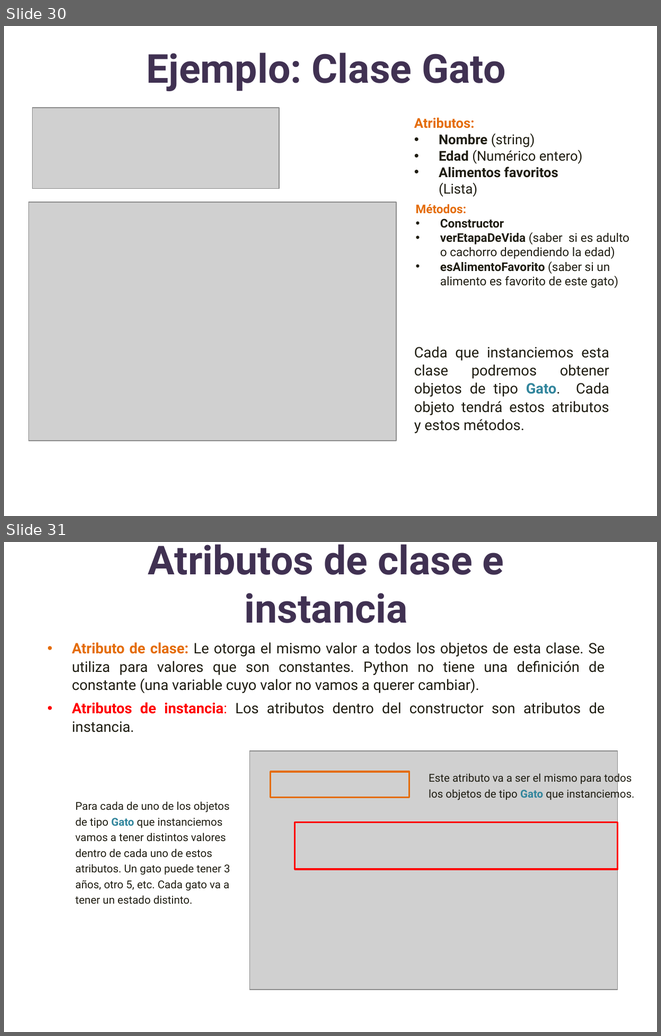
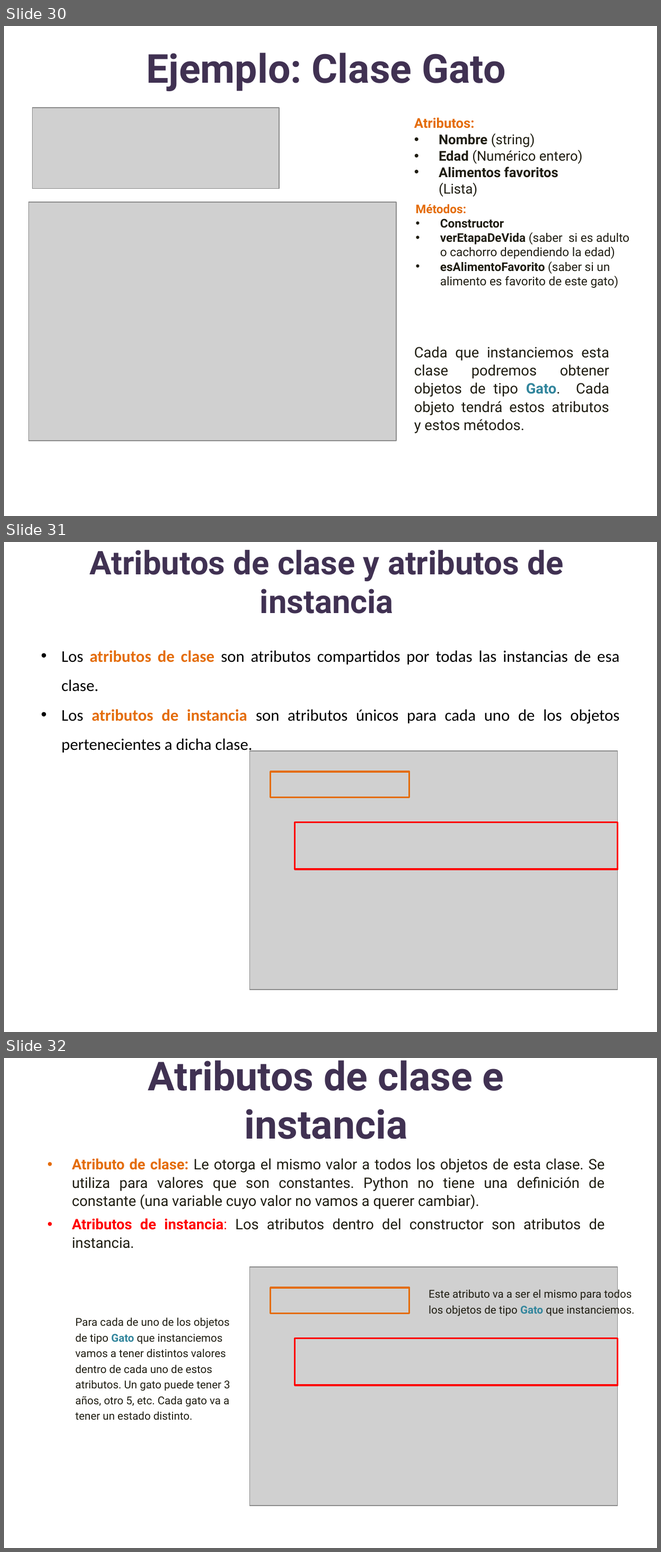
Before and after one commit to lizetheP/Analitica, a slide deck: CalendarioAgo2022/presentaciones/14_POO.pptx. Shown one above the other, each under a label of ours: slides 30 and 31 before the commit, slides 30, 31 and 32 after it. The pictures are 661x1036 and 661x1552 pixels, drawn with LibreOffice and Linux fonts; fonts in the diff are those of the drawing; grey boxes stand for pictures. Boxes give left, top, right and bottom in pixels: in the first picture for what was removed or moved away, otherwise in the second. Text is boxed around its words. In the diff, an @@ line names an element or a change of style, - is before the commit and + after.

Commit message:
subir

```diff
--- a/CalendarioAgo2022/presentaciones/14_POO.pptx
+++ b/CalendarioAgo2022/presentaciones/14_POO.pptx
@@ slide 31 added at bbox=[4, 542, 657, 1032], background #FFFFFF @@
@@ text added at bbox=[90, 549, 564, 614], 36 pt, text #403152, bold @@
+Atributos de clase y atributos de instancia
@@ text added at bbox=[61, 650, 619, 754], 18 pt, text #000000 @@
+• Los atributos de clase son atributos compartidos por todas las instancias de esa clase.
+• Los atributos de instancia son atributos únicos para cada uno de los objetos pertenecientes a dicha clase.
@@ picture added at bbox=[250, 751, 618, 989] @@
@@ rectangle added at bbox=[271, 771, 409, 796], outline #E46C0A 2 pt @@
@@ rectangle added at bbox=[294, 822, 617, 869], outline #FF0000 2 pt @@
@@ what was slide 31 is now slide 32 @@
```
